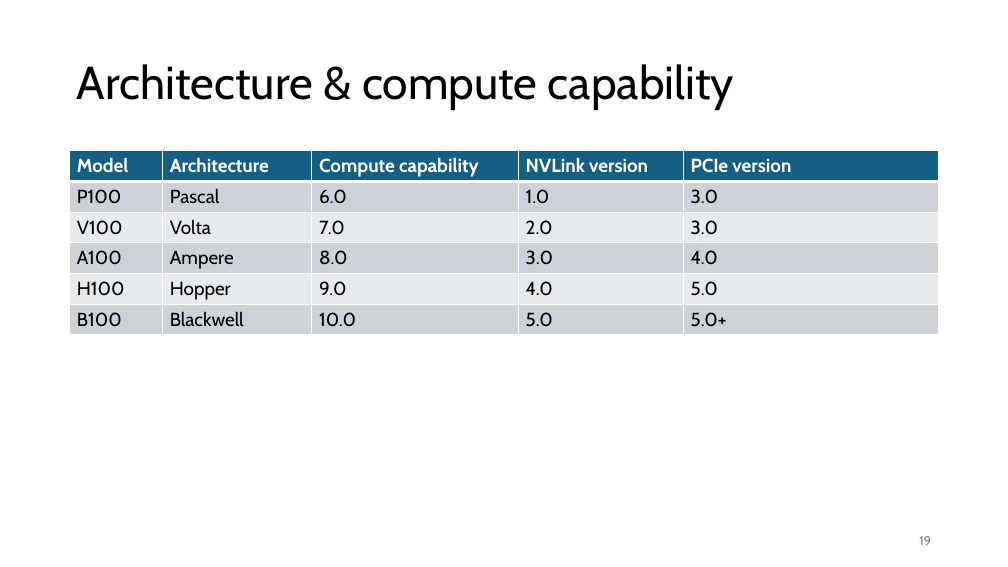
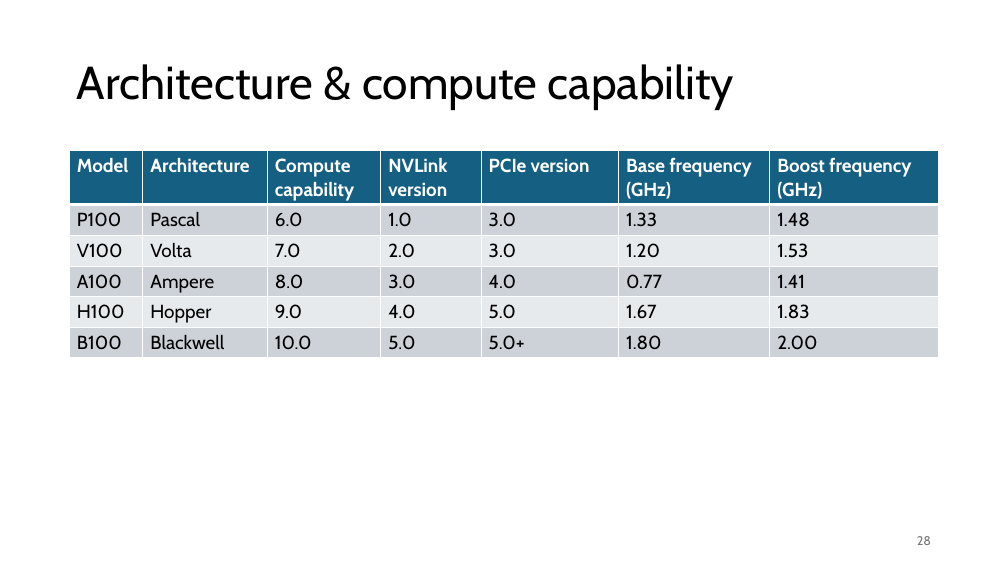
Before and after one commit to gjbex/Python-on-GPUs, a slide deck: slide 28 of python_on_gpus.pptx (slide 19 before the commit). Drawn at 1008x567 pixels with LibreOffice and Linux fonts; fonts in the diff are those of the drawing. Boxes give left, top, right and bottom in pixels: in the first picture for what was removed or moved away, otherwise in the second. Text is boxed around its words. In the diff, an @@ line names an element or a change of style, - is before the commit and + after.

```diff
--- a/python_on_gpus.pptx
+++ b/python_on_gpus.pptx
@@ table at (70, 151, 939, 358) @@
+column 6: Base frequency (GHz) | 1.33 | 1.20 | 0.77 | 1.67 | 1.80
+column 7: Boost frequency (GHz) | 1.48 | 1.53 | 1.41 | 1.83 | 2.00
@@ page number at (917, 536, 931, 545): text changed @@
-19
+28
```
Also in this commit, not shown: 4 other slides changed, 9 slides added.
